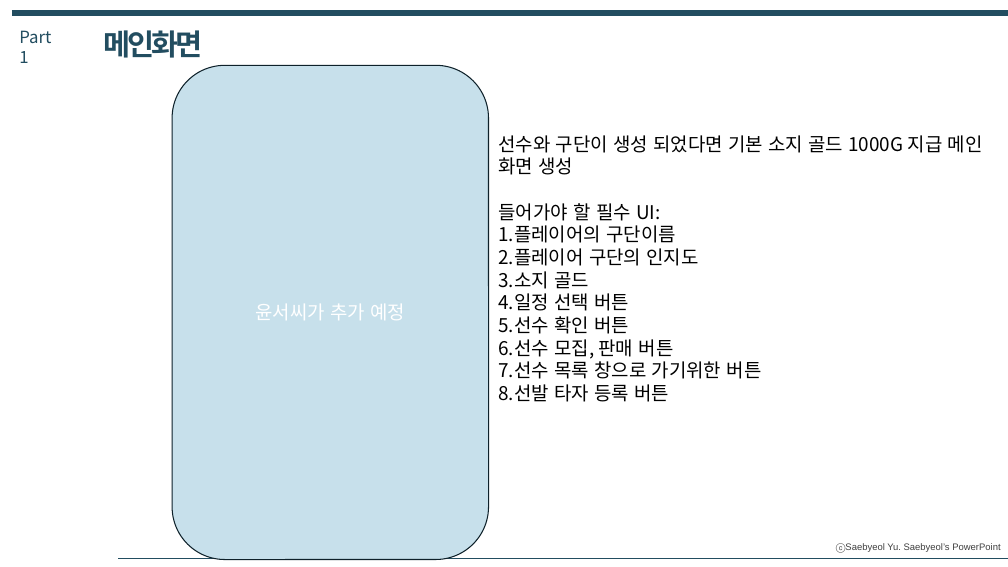
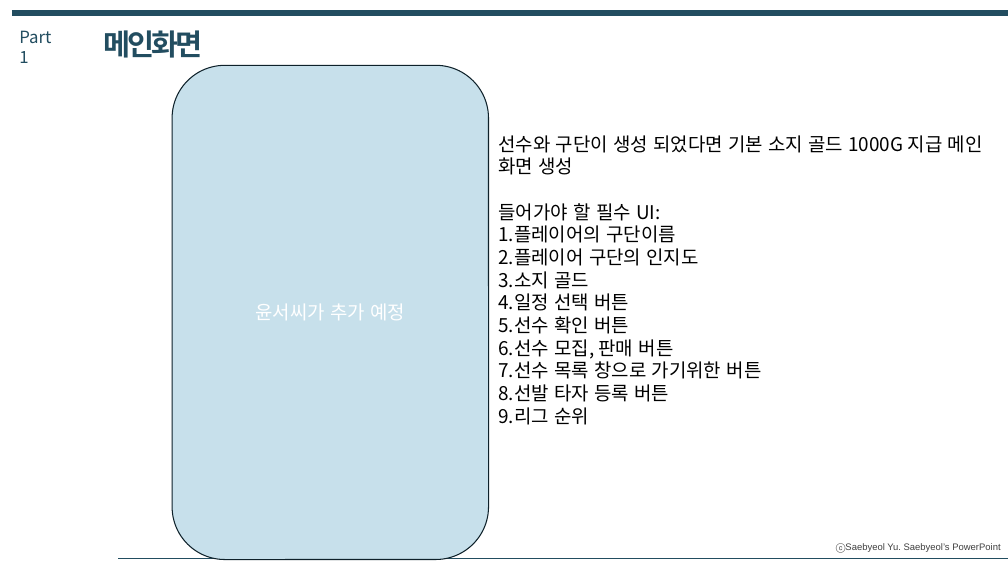
Before and after one commit to Yuhan2024GameDev2-2/GameEngine, a slide deck: slide 7 of YB기획서/프로젝트YB프로토타입_개발기획서.pptx. Drawn at 1008x567 pixels with LibreOffice and Linux fonts; fonts in the diff are those of the drawing. Boxes give left, top, right and bottom in pixels: in the first picture for what was removed or moved away, otherwise in the second. Text is boxed around its words. In the diff, an @@ line names an element or a change of style, - is before the commit and + after.

```diff
--- a/YB기획서/프로젝트YB프로토타입_개발기획서.pptx
+++ b/YB기획서/프로젝트YB프로토타입_개발기획서.pptx
@@ text at (x1=498, y1=407, x2=589, y2=425): paragraph added @@
+9.리그 순위
```
Also in this commit, not shown: 10 other slides changed, 9 slides added.
